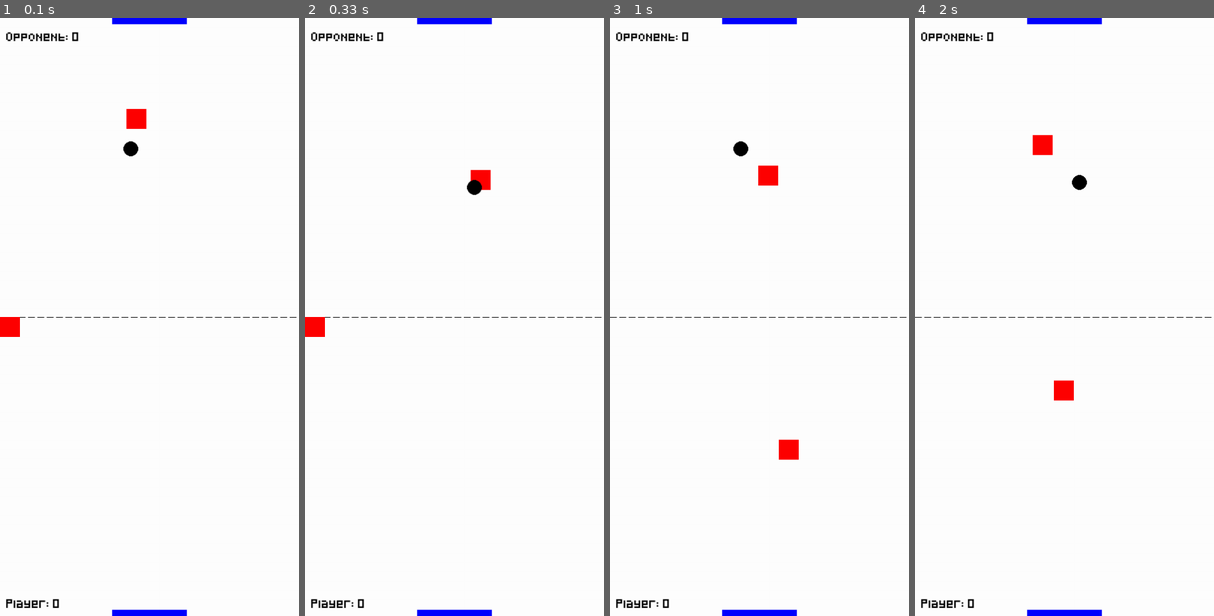
Above: before the commit, frames 1-4 (left to right).
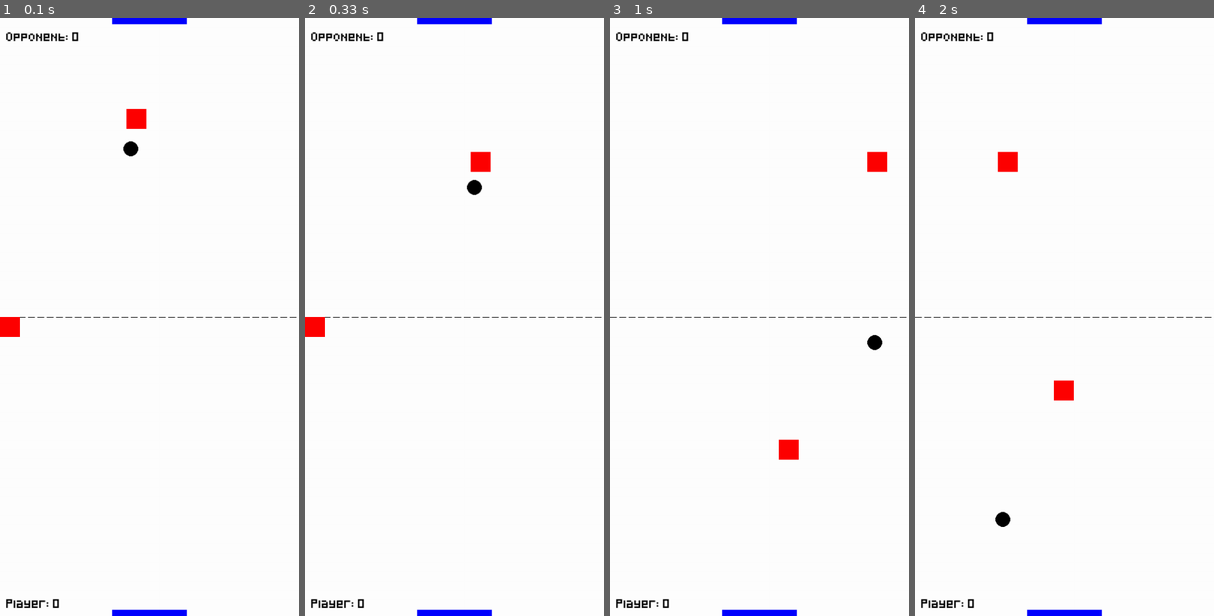
Above: after the commit, the same moments.

Repository: nintanuki/pygame-air-hockey
Game: pygame game, started from main.py
Two runs of this game, one before a commit and one after it. Both use one fixed random seed, a clock stepped at 60 frames per second and the inputs below.
Inputs (mouse positions are in pixels of both pictures, inside the frame that each line leads up to):
- Up to frame 1 (0.1 s): no input
- Up to frame 2 (0.33 s): no input
- Up to frame 3 (1 s): click (759, 317) at 0.38 s; click (789, 448) at 0.72 s
- Up to frame 4 (2 s): click (1172, 526) at 1.05 s; click (992, 197) at 1.38 s; click (1064, 388) at 1.72 s

Frame 1 is identical in both runs. In frame 2, 0.4% of the frame differs, in the area x 55-63%, y 22-29%; in frame 3, 0.7%, in the area x 41-93%, y 20-56%; in frame 4, 0.7%.

Commit message:
Constrain opponent on the screen

Diff:
--- a/main.py
+++ b/main.py
@@ -39,6 +39,7 @@
         # Used later to prevent the puck from getting "stuck" in the opponent (it does not work)
         self.collision_cooldown = 0
 
+        # Calculate the player's velocity to influence the puck's direction
         self.player_velocity = [0, 0]  # Track player paddle velocity (x, y)
         self.prev_player_pos = self.player.center  # Store the previous position
 
@@ -188,8 +189,8 @@
             # Constraining the opponent to their side of the screen
             if self.opponent.top <= 0:
                 self.opponent.top = 0
-            if self.opponent.bottom >= SCREEN_HEIGHT / 2:
-                self.opponent.bottom = SCREEN_HEIGHT / 2
+            if self.opponent.bottom >= SCREEN_HEIGHT / 4:
+                self.opponent.bottom = SCREEN_HEIGHT / 4
             if self.opponent.left <= 0:
                 self.opponent.left = 0
             if self.opponent.right >= SCREEN_WIDTH:
--- a/settings.py
+++ b/settings.py
@@ -8,7 +8,7 @@
 PLAYER_SPEED = 7
 OPPONENT_SPEED = 7
 INITIAL_PUCK_SPEED = 5
-SPEED_LIMIT = 15
+SPEED_LIMIT = 20
 
 # Player dimensions
 PLAYER_SIZE = BLOCK_SIZE * 4
Not shown, changed: TODO.md
